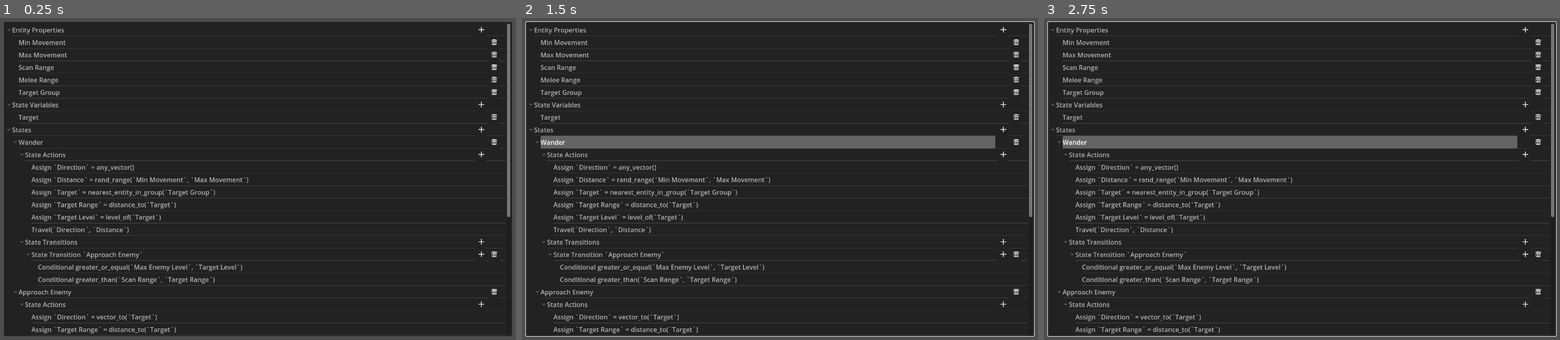
Above: before the commit, frames 1-3 (left to right).
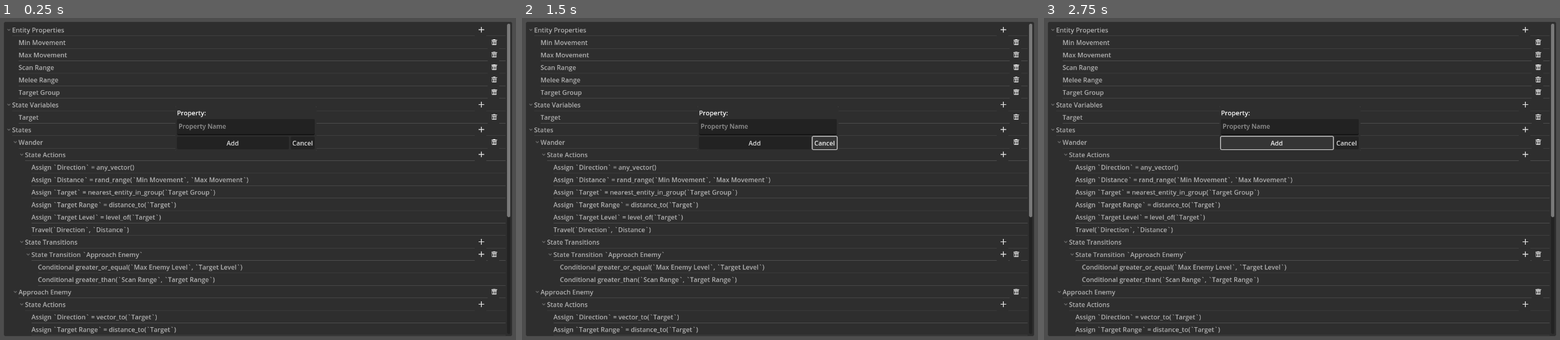
Above: after the commit, the same moments.

Repository: MichaelReel/GuiBotCoder
Game: Godot game, scene res://gui/code_gui.tscn
Same seed, same stepped clock (60 frames per second), same inputs: the game is played once before the commit and once after it. The project has no main scene, so this scene is started directly.
Inputs (mouse positions are in pixels of both pictures, inside the frame that each line leads up to):
- Up to frame 1 (0.25 s): no input
- Up to frame 2 (1.5 s): click (754, 143) at 0.5 s, where only the run after the commit has a clickable "Add"; click (826, 143) at 1.25 s, where only the run after the commit has a clickable "Cancel"
- Up to frame 3 (2.75 s): click (1276, 143) at 2 s, where only the run after the commit has a clickable "Add"

The runs differ from the first frame. In frame 1, 0.2% of the frame differs, in the area x 34-62%, y 28-42%; in frame 2, 4.2%; in frame 3, 4.2%, in the area x 0-100%, y 1-99%.

Commit message:
Added a popup that opens on "add property"

Diff:
--- a/gui/code_gui.tscn
+++ b/gui/code_gui.tscn
@@ -5,7 +5,7 @@
 [ext_resource type="Texture2D" uid="uid://beoii7vqtt18j" path="res://assets/buttons/Remove.svg" id="3_ujpyy"]
 [ext_resource type="Texture2D" uid="uid://cl7k8ytumsj67" path="res://assets/buttons/Edit.svg" id="4_ys0e5"]
 
-[node name="Control" type="MarginContainer"]
+[node name="MarginContainer" type="MarginContainer"]
 anchors_preset = 15
 anchor_right = 1.0
 anchor_bottom = 1.0
@@ -19,19 +19,7 @@
 size_flags_vertical = 3
 metadata/_edit_use_anchors_ = true
 
-[node name="HBoxContainer" type="HSplitContainer" parent="."]
-layout_mode = 2
-
-[node name="LeftScrollContainer" type="ScrollContainer" parent="HBoxContainer"]
-layout_mode = 2
-size_flags_horizontal = 3
-
-[node name="CodePanel" type="PanelContainer" parent="HBoxContainer/LeftScrollContainer"]
-layout_mode = 2
-size_flags_horizontal = 3
-size_flags_vertical = 3
-
-[node name="Tree" type="Tree" parent="HBoxContainer/LeftScrollContainer/CodePanel"]
+[node name="Tree" type="Tree" parent="."]
 layout_mode = 2
 columns = 4
 script = ExtResource("1_1bwlm")
@@ -39,4 +27,42 @@
 minus_button_texture2d = ExtResource("3_ujpyy")
 modify_button_texture2d = ExtResource("4_ys0e5")
 
-[connection signal="button_clicked" from="HBoxContainer/LeftScrollContainer/CodePanel/Tree" to="HBoxContainer/LeftScrollContainer/CodePanel/Tree" method="_on_button_clicked"]
+[node name="AddPropertyPopupPanel" type="PopupPanel" parent="Tree"]
+position = Vector2i(435, 220)
+size = Vector2i(350, 110)
+visible = true
+
+[node name="VBoxContainer" type="VBoxContainer" parent="Tree/AddPropertyPopupPanel"]
+anchors_preset = 15
+anchor_right = 1.0
+anchor_bottom = 1.0
+offset_left = 4.0
+offset_top = 4.0
+offset_right = -4.0
+offset_bottom = -4.0
+grow_horizontal = 2
+grow_vertical = 2
+
+[node name="Label" type="Label" parent="Tree/AddPropertyPopupPanel/VBoxContainer"]
+layout_mode = 2
+size_flags_vertical = 1
+text = "Property: "
+
+[node name="TextEdit" type="TextEdit" parent="Tree/AddPropertyPopupPanel/VBoxContainer"]
+layout_mode = 2
+size_flags_vertical = 3
+placeholder_text = "Property Name"
+
+[node name="HBoxContainer" type="HBoxContainer" parent="Tree/AddPropertyPopupPanel/VBoxContainer"]
+layout_mode = 2
+
+[node name="AddButton" type="Button" parent="Tree/AddPropertyPopupPanel/VBoxContainer/HBoxContainer"]
+layout_mode = 2
+size_flags_horizontal = 3
+text = "Add"
+
+[node name="CancelButton" type="Button" parent="Tree/AddPropertyPopupPanel/VBoxContainer/HBoxContainer"]
+layout_mode = 2
+text = "Cancel"
+
+[connection signal="button_clicked" from="Tree" to="Tree" method="_on_button_clicked"]
--- a/gui/instruction_gui.gd
+++ b/gui/instruction_gui.gd
@@ -6,6 +6,8 @@
 @export var modify_button_texture2d: Texture2D
 
 var root: EntityGui
+
+@onready var add_property_popup_panel: PopupPanel = $AddPropertyPopupPanel
 
 func _ready() -> void:
 	set_column_expand(Column.TITLE, true)
@@ -27,7 +29,44 @@
 	file_access.save_file(entity, "test_ai_entity.json")
 
 func _on_button_clicked(item: TreeItem, _column: int, id: int, _mouse_button_index: int) -> void:
-	print(EditType.DESCRIPTION[id] + " -> " + str(item))
+	match id:
+		EditType.ADD_PROPERTY:
+			print("ADD_PROPERTY: ", str(item))
+			add_property_popup_panel.visible = true
+		EditType.ADD_VARIABLE:
+			print("ADD_VARIABLE: ", str(item))
+		EditType.ADD_STATE:
+			print("ADD_STATE: ", str(item))
+		EditType.ADD_ACTION:
+			print("ADD_ACTION: ", str(item))
+		EditType.ADD_TRANSISTION:
+			print("ADD_TRANSISTION: ", str(item))
+		EditType.ADD_CONDITION:
+			print("ADD_CONDITION: ", str(item))
+		EditType.REMOVE_PROPERTY:
+			print("REMOVE_PROPERTY: ", str(item))
+		EditType.REMOVE_VARIABLE:
+			print("REMOVE_VARIABLE: ", str(item))
+		EditType.REMOVE_STATE:
+			print("REMOVE_STATE: ", str(item))
+		EditType.REMOVE_ACTION:
+			print("REMOVE_ACTION: ", str(item))
+		EditType.REMOVE_TRANSISTION:
+			print("REMOVE_TRANSISTION: ", str(item))
+		EditType.REMOVE_CONDITION:
+			print("REMOVE_CONDITION: ", str(item))
+		EditType.EDIT_PROPERTY:
+			print("EDIT_PROPERTY: ", str(item))
+		EditType.EDIT_VARIABLE:
+			print("EDIT_VARIABLE: ", str(item))
+		EditType.EDIT_STATE:
+			print("EDIT_STATE: ", str(item))
+		EditType.EDIT_ACTION:
+			print("EDIT_ACTION: ", str(item))
+		EditType.EDIT_TRANSISTION:
+			print("EDIT_TRANSISTION: ", str(item))
+		EditType.EDIT_CONDITION:
+			print("EDIT_CONDITION: ", str(item))
 
 func _get_random_direction() -> Vector2:
 	return Vector2.from_angle(randf_range(0, PI * 2.0))
